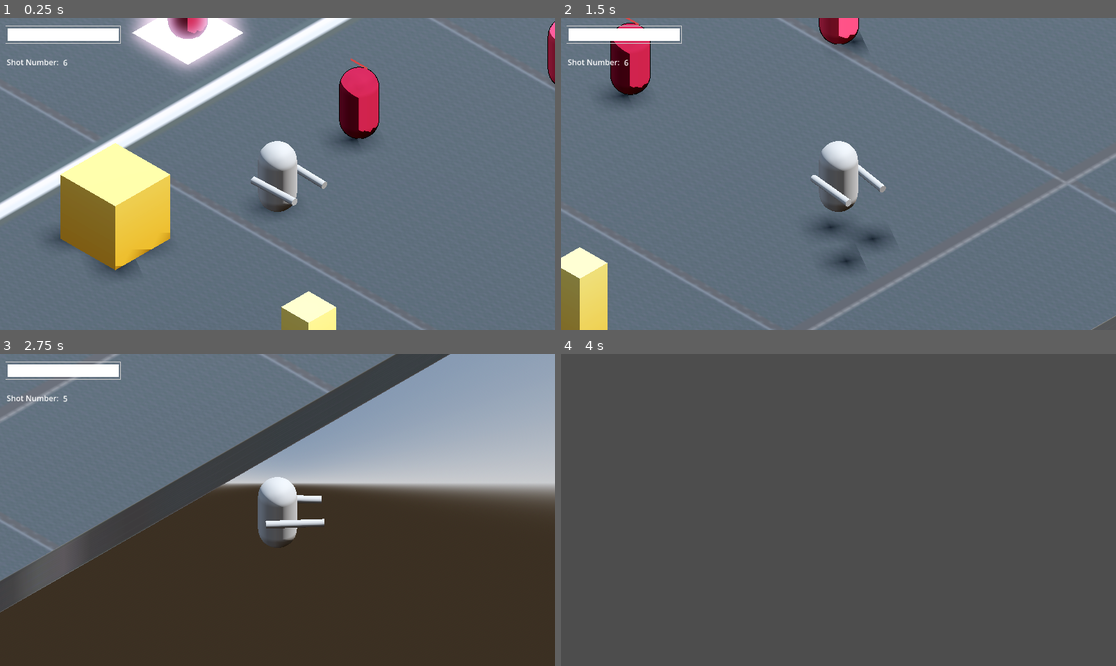
Above: before the commit, frames 1-4 (two rows, left to right).
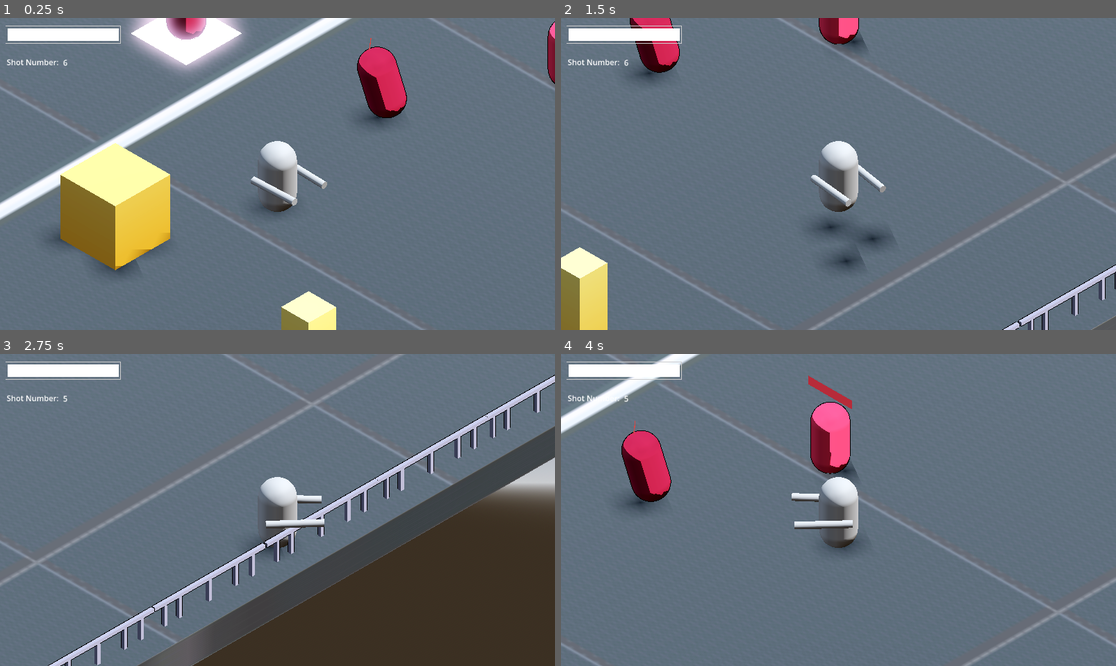
Above: after the commit, the same moments.

Repository: yashGhela/blame
Game: Godot game, scene res://levels/lab.tscn
Two runs of this game, one before a commit and one after it. Both use one fixed random seed, a clock stepped at 60 frames per second and the inputs below. The project has no main scene, so this scene is started directly.
Inputs (mouse positions are in pixels of both pictures, inside the frame that each line leads up to):
- Up to frame 1 (0.25 s): no input
- Up to frame 2 (1.5 s): move the mouse to (960, 158) at 0.52 s; hold D (right) 0.53-1.28 s; click (960, 158) at 0.6 s; tap Space (jump) at 0.77 s; move the mouse to (727, 189) at 1.27 s; hold S (back) from 1.28 s (still down); right-click (727, 189) at 1.35 s
- Up to frame 3 (2.75 s): tap Space (jump) at 1.52 s; click (166, 525) at 1.55 s; move the mouse to (333, 441) at 2.02 s; release S (back) at 2.03 s; hold D (right) from 2.03 s (still down); tap F (fire) at 2.1 s; click (333, 441) at 2.3 s
- Up to frame 4 (4 s): move the mouse to (810, 572) at 2.77 s; release D (right) at 2.78 s; hold W (forward) 2.78-3.53 s; click (810, 572) at 2.85 s; tap Space (jump) at 3.02, 3.77 s; move the mouse to (1005, 556) at 3.52 s; hold A (left) from 3.53 s (still down); hold E (interact) from 3.53 s (still down); click (1005, 556) at 3.8 s

The runs differ from the first frame. In frame 1, 3.0% of the frame differs, in the area x 23-74%, y 0-42%; in frame 2, 2.9%; in frame 3, 51%; in frame 4, 99%, in the area x 0-100%, y 0-100%.
Error before the commit: Invalid access to property or key 'global_position' on a base object of type 'Nil'. (res://scripts/striker/distance.gd:24)

Commit message:
strikers not shooting and pincers constantly pincing

Diff:
--- a/gameplay-elements/pincer.tscn
+++ b/gameplay-elements/pincer.tscn
@@ -182,18 +182,20 @@
 
 [node name="StateMachine" type="Node" parent="." unique_id=882864398 node_paths=PackedStringArray("initial_state")]
 script = ExtResource("2_olgdf")
-initial_state = NodePath("Wander")
-
-[node name="Wander" type="Node" parent="StateMachine" unique_id=1467590520 node_paths=PackedStringArray("enemy")]
+initial_state = NodePath("Idle")
+
+[node name="Idle" type="Node" parent="StateMachine" unique_id=1467590520 node_paths=PackedStringArray("enemy")]
 script = ExtResource("3_yirjq")
 enemy = NodePath("../..")
 
-[node name="Pince" type="Node" parent="StateMachine" unique_id=1924428502]
+[node name="Pince" type="Node" parent="StateMachine" unique_id=1924428502 node_paths=PackedStringArray("enemy")]
 script = ExtResource("4_j2d5f")
+enemy = NodePath("../..")
 
 [node name="Chase" type="Node" parent="StateMachine" unique_id=163687252 node_paths=PackedStringArray("enemy")]
 script = ExtResource("9_hruex")
 enemy = NodePath("../..")
+move_speed = 4.0
 metadata/_custom_type_script = "uid://b67xj6wef2lop"
 
 [node name="Stun" type="Node" parent="StateMachine" unique_id=1770414590 node_paths=PackedStringArray("enemy")]
--- a/gameplay-elements/striker.tscn
+++ b/gameplay-elements/striker.tscn
@@ -57,12 +57,14 @@
 bullet = ExtResource("4_1f3hm")
 metadata/_custom_type_script = "uid://b67xj6wef2lop"
 
-[node name="Stun" type="Node" parent="StateMachine" unique_id=1585772465]
+[node name="Stun" type="Node" parent="StateMachine" unique_id=1585772465 node_paths=PackedStringArray("enemy")]
 script = ExtResource("6_gonhq")
+enemy = NodePath("../..")
 metadata/_custom_type_script = "uid://b67xj6wef2lop"
 
-[node name="Distance" type="Node" parent="StateMachine" unique_id=2100746044]
+[node name="Distance" type="Node" parent="StateMachine" unique_id=2100746044 node_paths=PackedStringArray("enemy")]
 script = ExtResource("7_j3lue")
+enemy = NodePath("../..")
 metadata/_custom_type_script = "uid://b67xj6wef2lop"
 
 [node name="Sprite3D" type="Sprite3D" parent="." unique_id=1830354926]
--- a/levels/lab.tscn
+++ b/levels/lab.tscn
@@ -11,6 +11,7 @@
 [ext_resource type="ArrayMesh" uid="uid://cjrtrudxblp36" path="res://addons/kaykit_prototype_bits/Assets/obj/Primitive_Cube_Small.obj" id="10_wjq2d"]
 [ext_resource type="PackedScene" uid="uid://ddgmqofrqjq3u" path="res://gameplay-elements/baton.tscn" id="11_b3q8b"]
 [ext_resource type="ArrayMesh" uid="uid://b4bccuglmqb8k" path="res://addons/kaykit_prototype_bits/Assets/obj/Primitive_Pillar.obj" id="11_m7mk3"]
+[ext_resource type="PackedScene" uid="uid://c6xmcc5jut7oa" path="res://gameplay-elements/modelfiles/railing.tscn" id="12_wjq2d"]
 
 [sub_resource type="ProceduralSkyMaterial" id="ProceduralSkyMaterial_h8r6w"]
 sky_horizon_color = Color(0.66224277, 0.6717428, 0.6867428, 1)
@@ -111,3 +112,134 @@
 
 [node name="pincer2" parent="." unique_id=1126381719 instance=ExtResource("7_nyxwp")]
 transform = Transform3D(1, 0, 0, 0, 1, 0, 0, 0, 1, -7.217696, 1.5, -4.1714716)
+
+[node name="railings" type="Node3D" parent="." unique_id=1654274000]
+
+[node name="railing" parent="railings" unique_id=454326787 instance=ExtResource("12_wjq2d")]
+transform = Transform3D(1, 0, 0, 0, 1, 0, 0, 0, 1, 17.958601, 1.204186, 19.50874)
+
+[node name="railing2" parent="railings" unique_id=1081062988 instance=ExtResource("12_wjq2d")]
+transform = Transform3D(1, 0, 0, 0, 1, 0, 0, 0, 1, 13.933971, 1.204186, 19.50874)
+
+[node name="railing3" parent="railings" unique_id=1335128237 instance=ExtResource("12_wjq2d")]
+transform = Transform3D(1, 0, 0, 0, 1, 0, 0, 0, 1, 9.936888, 1.204186, 19.50874)
+
+[node name="railing4" parent="railings" unique_id=1455651536 instance=ExtResource("12_wjq2d")]
+transform = Transform3D(1, 0, 0, 0, 1, 0, 0, 0, 1, 6.029917, 1.204186, 19.50874)
+
+[node name="railing5" parent="railings" unique_id=1774927654 instance=ExtResource("12_wjq2d")]
+transform = Transform3D(1, 0, 0, 0, 1, 0, 0, 0, 1, 2.0588713, 1.204186, 19.50874)
+
+[node name="railing6" parent="railings" unique_id=1937801656 instance=ExtResource("12_wjq2d")]
+transform = Transform3D(1, 0, 0, 0, 1, 0, 0, 0, 1, -1.9730873, 1.204186, 19.50874)
+
+[node name="railing7" parent="railings" unique_id=1731489803 instance=ExtResource("12_wjq2d")]
+transform = Transform3D(1, 0, 0, 0, 1, 0, 0, 0, 1, -6.0390053, 1.204186, 19.50874)
+
+[node name="railing8" parent="railings" unique_id=143374622 instance=ExtResource("12_wjq2d")]
+transform = Transform3D(1, 0, 0, 0, 1, 0, 0, 0, 1, -10.025789, 1.204186, 19.50874)
+
+[node name="railing9" parent="railings" unique_id=1598909802 instance=ExtResource("12_wjq2d")]
+transform = Transform3D(1, 0, 0, 0, 1, 0, 0, 0, 1, -13.875927, 1.204186, 19.50874)
+
+[node name="railing10" parent="railings" unique_id=1981168816 instance=ExtResource("12_wjq2d")]
+transform = Transform3D(1, 0, 0, 0, 1, 0, 0, 0, 1, -17.771395, 1.204186, 19.50874)
+
+[node name="railings2" type="Node3D" parent="." unique_id=317575539]
+transform = Transform3D(1, 0, 0, 0, 1, 0, 0, 0, 1, 0, 0, -38.994328)
+
+[node name="railing" parent="railings2" unique_id=1611314660 instance=ExtResource("12_wjq2d")]
+transform = Transform3D(1, 0, 0, 0, 1, 0, 0, 0, 1, 17.958601, 1.204186, 19.50874)
+
+[node name="railing2" parent="railings2" unique_id=1634624660 instance=ExtResource("12_wjq2d")]
+transform = Transform3D(1, 0, 0, 0, 1, 0, 0, 0, 1, 13.933971, 1.204186, 19.50874)
+
+[node name="railing3" parent="railings2" unique_id=1058661816 instance=ExtResource("12_wjq2d")]
+transform = Transform3D(1, 0, 0, 0, 1, 0, 0, 0, 1, 9.936888, 1.204186, 19.50874)
+
+[node name="railing4" parent="railings2" unique_id=638106739 instance=ExtResource("12_wjq2d")]
+transform = Transform3D(1, 0, 0, 0, 1, 0, 0, 0, 1, 6.029917, 1.204186, 19.50874)
+
+[node name="railing5" parent="railings2" unique_id=855451723 instance=ExtResource("12_wjq2d")]
+transform = Transform3D(1, 0, 0, 0, 1, 0, 0, 0, 1, 2.0588713, 1.204186, 19.50874)
+
+[node name="railing6" parent="railings2" unique_id=366490589 instance=ExtResource("12_wjq2d")]
+transform = Transform3D(1, 0, 0, 0, 1, 0, 0, 0, 1, -1.9730873, 1.204186, 19.50874)
+
+[node name="railing7" parent="railings2" unique_id=2109720099 instance=ExtResource("12_wjq2d")]
+transform = Transform3D(1, 0, 0, 0, 1, 0, 0, 0, 1, -6.0390053, 1.204186, 19.50874)
+
+[node name="railing8" parent="railings2" unique_id=2082544577 instance=ExtResource("12_wjq2d")]
+transform = Transform3D(1, 0, 0, 0, 1, 0, 0, 0, 1, -10.025789, 1.204186, 19.50874)
+
+[node name="railing9" parent="railings2" unique_id=1113404274 instance=ExtResource("12_wjq2d")]
+transform = Transform3D(1, 0, 0, 0, 1, 0, 0, 0, 1, -13.875927, 1.204186, 19.50874)
+
+[node name="railing10" parent="railings2" unique_id=487489887 instance=ExtResource("12_wjq2d")]
+transform = Transform3D(1, 0, 0, 0, 1, 0, 0, 0, 1, -17.771395, 1.204186, 19.50874)
+
+[node name="railings3" type="Node3D" parent="." unique_id=164902375]
+transform = Transform3D(-4.371139e-08, 0, -1, 0, 1, 0, 1, 0, -4.371139e-08, 0, 0, -0.012073517)
+
+[node name="railing" parent="railings3" unique_id=1395185954 instance=ExtResource("12_wjq2d")]
+transform = Transform3D(1, 0, 0, 0, 1, 0, 0, 0, 1, 17.958601, 1.204186, 19.50874)
+
+[node name="railing2" parent="railings3" unique_id=562331532 instance=ExtResource("12_wjq2d")]
+transform = Transform3D(1, 0, 0, 0, 1, 0, 0, 0, 1, 13.933971, 1.204186, 19.50874)
+
+[node name="railing3" parent="railings3" unique_id=661124523 instance=ExtResource("12_wjq2d")]
+transform = Transform3D(1, 0, 0, 0, 1, 0, 0, 0, 1, 9.936888, 1.204186, 19.50874)
+
+[node name="railing4" parent="railings3" unique_id=461554427 instance=ExtResource("12_wjq2d")]
+transform = Transform3D(1, 0, 0, 0, 1, 0, 0, 0, 1, 6.029917, 1.204186, 19.50874)
+
+[node name="railing5" parent="railings3" unique_id=1359682394 instance=ExtResource("12_wjq2d")]
+transform = Transform3D(1, 0, 0, 0, 1, 0, 0, 0, 1, 2.0588713, 1.204186, 19.50874)
+
+[node name="railing6" parent="railings3" unique_id=2128605633 instance=ExtResource("12_wjq2d")]
+transform = Transform3D(1, 0, 0, 0, 1, 0, 0, 0, 1, -1.9730873, 1.204186, 19.50874)
+
+[node name="railing7" parent="railings3" unique_id=1768997065 instance=ExtResource("12_wjq2d")]
+transform = Transform3D(1, 0, 0, 0, 1, 0, 0, 0, 1, -6.0390053, 1.204186, 19.50874)
+
+[node name="railing8" parent="railings3" unique_id=699572790 instance=ExtResource("12_wjq2d")]
+transform = Transform3D(1, 0, 0, 0, 1, 0, 0, 0, 1, -10.025789, 1.204186, 19.50874)
+
+[node name="railing9" parent="railings3" unique_id=66391036 instance=ExtResource("12_wjq2d")]
+transform = Transform3D(1, 0, 0, 0, 1, 0, 0, 0, 1, -13.875927, 1.204186, 19.50874)
+
+[node name="railing10" parent="railings3" unique_id=1296849914 instance=ExtResource("12_wjq2d")]
+transform = Transform3D(1, 0, 0, 0, 1, 0, 0, 0, 1, -17.771395, 1.204186, 19.50874)
+
+[node name="railings4" type="Node3D" parent="." unique_id=1626998161]
+transform = Transform3D(-4.371139e-08, 0, -1, 0, 1, 0, 1, 0, -4.371139e-08, 38.73678, 0, -0.012073517)
+
+[node name="railing" parent="railings4" unique_id=161975688 instance=ExtResource("12_wjq2d")]
+transform = Transform3D(1, 0, 0, 0, 1, 0, 0, 0, 1, 17.958601, 1.204186, 19.50874)
+
+[node name="railing2" parent="railings4" unique_id=858376152 instance=ExtResource("12_wjq2d")]
+transform = Transform3D(1, 0, 0, 0, 1, 0, 0, 0, 1, 13.933971, 1.204186, 19.50874)
+
+[node name="railing3" parent="railings4" unique_id=1114184312 instance=ExtResource("12_wjq2d")]
+transform = Transform3D(1, 0, 0, 0, 1, 0, 0, 0, 1, 9.936888, 1.204186, 19.50874)
+
+[node name="railing4" parent="railings4" unique_id=431256828 instance=ExtResource("12_wjq2d")]
+transform = Transform3D(1, 0, 0, 0, 1, 0, 0, 0, 1, 6.029917, 1.204186, 19.50874)
+
+[node name="railing5" parent="railings4" unique_id=28412325 instance=ExtResource("12_wjq2d")]
+transform = Transform3D(1, 0, 0, 0, 1, 0, 0, 0, 1, 2.0588713, 1.204186, 19.50874)
+
+[node name="railing6" parent="railings4" unique_id=945816691 instance=ExtResource("12_wjq2d")]
+transform = Transform3D(1, 0, 0, 0, 1, 0, 0, 0, 1, -1.9730873, 1.204186, 19.50874)
+
+[node name="railing7" parent="railings4" unique_id=299381722 instance=ExtResource("12_wjq2d")]
+transform = Transform3D(1, 0, 0, 0, 1, 0, 0, 0, 1, -6.0390053, 1.204186, 19.50874)
+
+[node name="railing8" parent="railings4" unique_id=1117005251 instance=ExtResource("12_wjq2d")]
+transform = Transform3D(1, 0, 0, 0, 1, 0, 0, 0, 1, -10.025789, 1.204186, 19.50874)
+
+[node name="railing9" parent="railings4" unique_id=272592564 instance=ExtResource("12_wjq2d")]
+transform = Transform3D(1, 0, 0, 0, 1, 0, 0, 0, 1, -13.875927, 1.204186, 19.50874)
+
+[node name="railing10" parent="railings4" unique_id=1066545605 instance=ExtResource("12_wjq2d")]
+transform = Transform3D(1, 0, 0, 0, 1, 0, 0, 0, 1, -17.771395, 1.204186, 19.50874)
--- a/scripts/pincer/pince.gd
+++ b/scripts/pincer/pince.gd
@@ -7,6 +7,7 @@
 
 func enter():
 	print("Pincing")
+	enemy.mv = Vector3.ZERO
 	player= get_tree().get_first_node_in_group("Player")
 
 
--- a/scripts/pincer/wander.gd
+++ b/scripts/pincer/wander.gd
@@ -6,7 +6,7 @@
 var move_direction:Vector3
 var wander_time:float
 var player:CharacterBody3D
-@export var move_speed:=0.2
+@export var move_speed:=4.0
 
 
 func randomize_wander():
@@ -21,8 +21,6 @@
 
 
 func physics_update(_delta:float):
-	if enemy:
-		enemy.mv = move_direction* move_speed
 
 	var playerdist = enemy.global_position.distance_to(player.global_position)
 	if playerdist<3.0:
--- a/scripts/striker/shoot.gd
+++ b/scripts/striker/shoot.gd
@@ -13,16 +13,20 @@
 var bulletinst
 func _process(delta: float) -> void:
 	if enemy.health<=0:
-		bulletinst.queue_free()
+		if bulletinst:
+			bulletinst.queue_free()
+
+
 func enter():
 	print("Entered Shoot")
-
+	enemy.mv = Vector3.ZERO
+	player = get_tree().get_first_node_in_group("Player")
 
 
 func hit():
 	bulletinst = bullet.instantiate()
 	get_tree().current_scene.add_child(bulletinst)
-	player = get_tree().get_first_node_in_group("Player")
+
 	bulletinst.global_position= enemy.global_position
 	var tween = create_tween()
 
